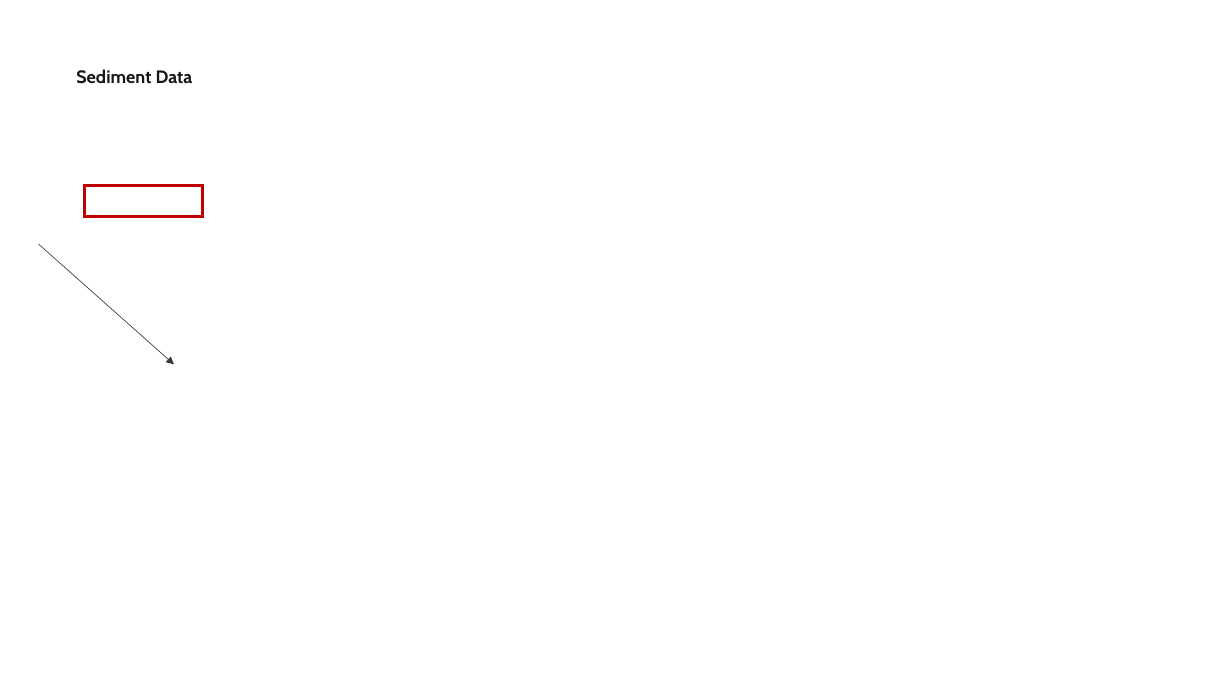
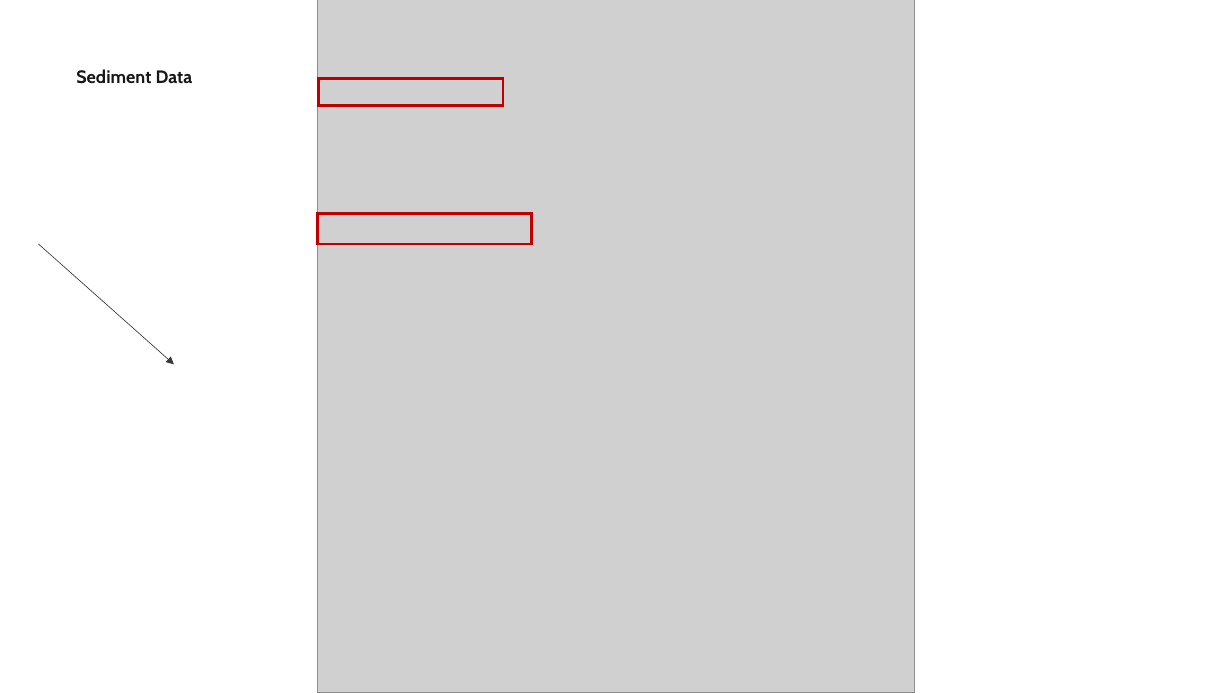
Before and after one commit to mflatouche/M.TSED, a slide deck: slide 11 of Section03/3_Calibracion/Section03_Calibracion.pptx (slide 9 before the commit). Drawn at 1232x693 pixels with LibreOffice and Linux fonts; fonts in the diff are those of the drawing; grey boxes stand for pictures. Boxes give left, top, right and bottom in pixels: in the first picture for what was removed or moved away, otherwise in the second. Text is boxed around its words. In the diff, an @@ line names an element or a change of style, - is before the commit and + after.

```diff
--- a/Section03/3_Calibracion/Section03_Calibracion.pptx
+++ b/Section03/3_Calibracion/Section03_Calibracion.pptx
@@ picture added at (317, 0, 915, 693) @@
@@ rectangle: place and size @@
-rectangle at (84, 186, 202, 217)
+rectangle at (319, 79, 504, 105)
@@ rectangle added at (317, 213, 531, 244), outline #C00000 2.25 pt @@
```
Also in this commit, not shown: 2 other slides changed, 13 slides added, 9 slides removed, 19 other files.
